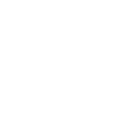
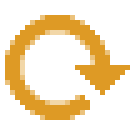
Layered file, before and after one edit (135 × 135). Changes by layer:
showed "Layer 4" over [5, 15, 130, 120]
